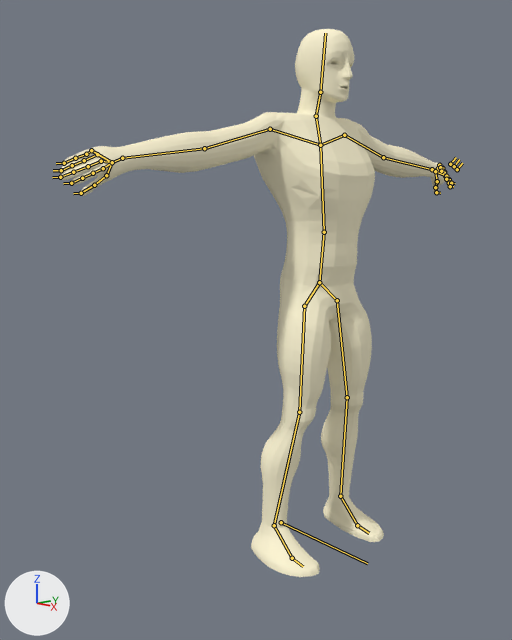
One commit to the Blender file Assets/Models/Unit/generic-human.blend: the scene before it, then after it.
Both versions are drawn from a 50 mm lens placed at (7.08, -7.3, 5.14), pointed at (-0.11, -0.64, 3.38). Every picture has the same lights, and +X, +Y and +Z are marked at lower left. The bones that bend it are drawn over the model as lines.
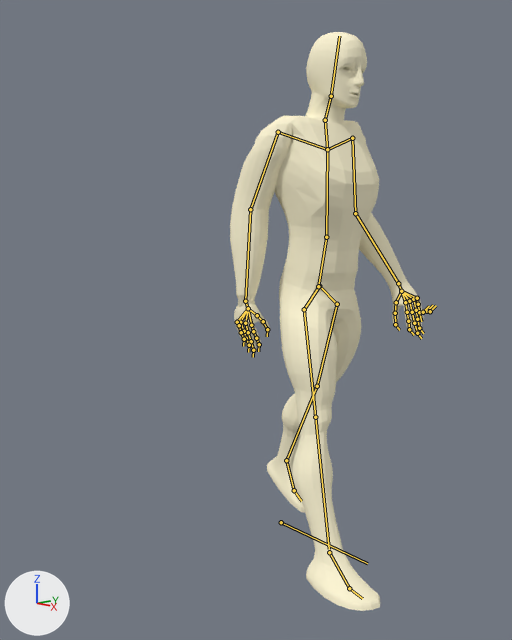
The newer file adds an action. The first version stands in its rest pose; the second is drawn at frame 14 of the action 'ArmatureAction'.

The edits, one by one:
Bone 'RightHip' (bone_righthip) moves from (0.0, 0.0, 0.0) to (0.0, 0.03, -0.04).
Bone 'RightFootIK' (bone_rightfootik) moves from (0.0, 0.0, 0.0) to (0.0, 1.18, 0.29).
Bone 'RightFootIK' (bone_rightfootik) turns from (0, 0, 0) to (24, 0, 0) degrees about its own x, y and z.
Bone 'LeftHip' (bone_lefthip) moves from (0.0, 0.0, 0.0) to (0.0, 0.03, 0.04).
Bone 'LeftFootIK' (bone_leftfootik) moves from (0.0, 0.0, 0.0) to (0.0, -1.04, 0.05).
Bone 'LeftFootIK' (bone_leftfootik) turns from (0, 0, 0) to (1, 0, 0) degrees about its own x, y and z.
Bone 'Hips' (bone_hips) moves from (0.0, 0.0, 0.0) to (0.01, -0.06, 0.0).
Bone 'Hips' (bone_hips) turns from (0, 0, 0) to (0, 0, 4) degrees about its own x, y and z.
Bone 'LeftWrist' (bone_leftwrist) turns from (0, 0, 0) to (-56, 68, -89) degrees about its own x, y and z.
Bone 'LeftWristIK' (bone_leftwristik) moves from (0.0, 0.0, 0.0) to (2.02, 0.22, -1.78).
Bone 'LeftWristIK' (bone_leftwristik) is rescaled from (1.0, 1.0, 1.0) to (0.32, 1.0, 1.0).
Bone 'RightWristIK' (bone_rightwristik) moves from (0.0, 0.0, 0.0) to (-2.02, -0.87, -1.52).
Bone 'RightWristIK' (bone_rightwristik) is rescaled from (1.0, 1.0, 1.0) to (0.32, 1.0, 1.0).

Where the change shows, as pixel boxes [x1, y1, x2, y2] in the pictures (512 x 640 px):
'Cube', posed (51% narrower)
    before: [60, 29, 453, 577]
    after: [230, 32, 423, 611]
bone 'RightHip', root to tip
    before: (319, 282) to (337, 300)
    after: (319, 286) to (337, 304)
bone 'LeftHip', root to tip
    before: (319, 282) to (304, 306)
    after: (319, 286) to (304, 309)
bone 'Hips', root to tip
    before: (319, 282) to (324, 232)
    after: (318, 286) to (326, 237)
bone 'LeftWrist', root to tip
    before: (122, 158) to (112, 162)
    after: (245, 301) to (248, 308)
